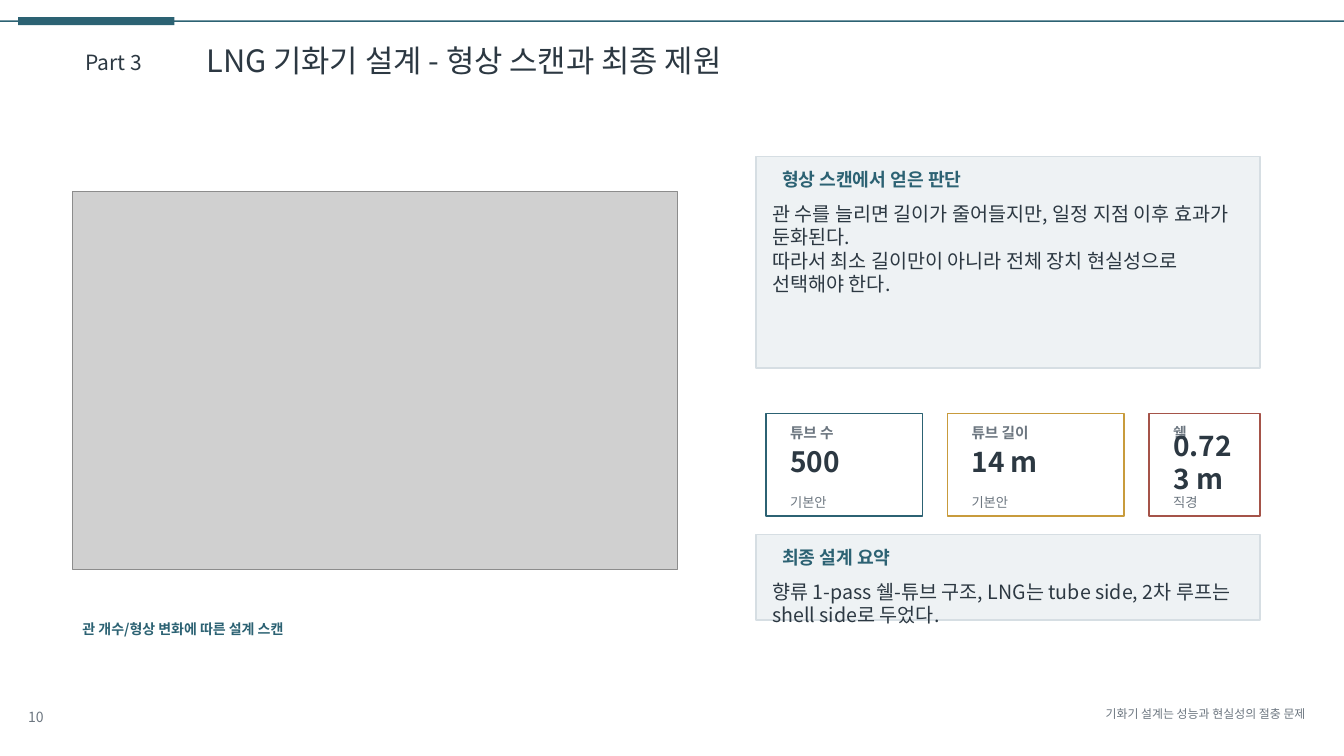
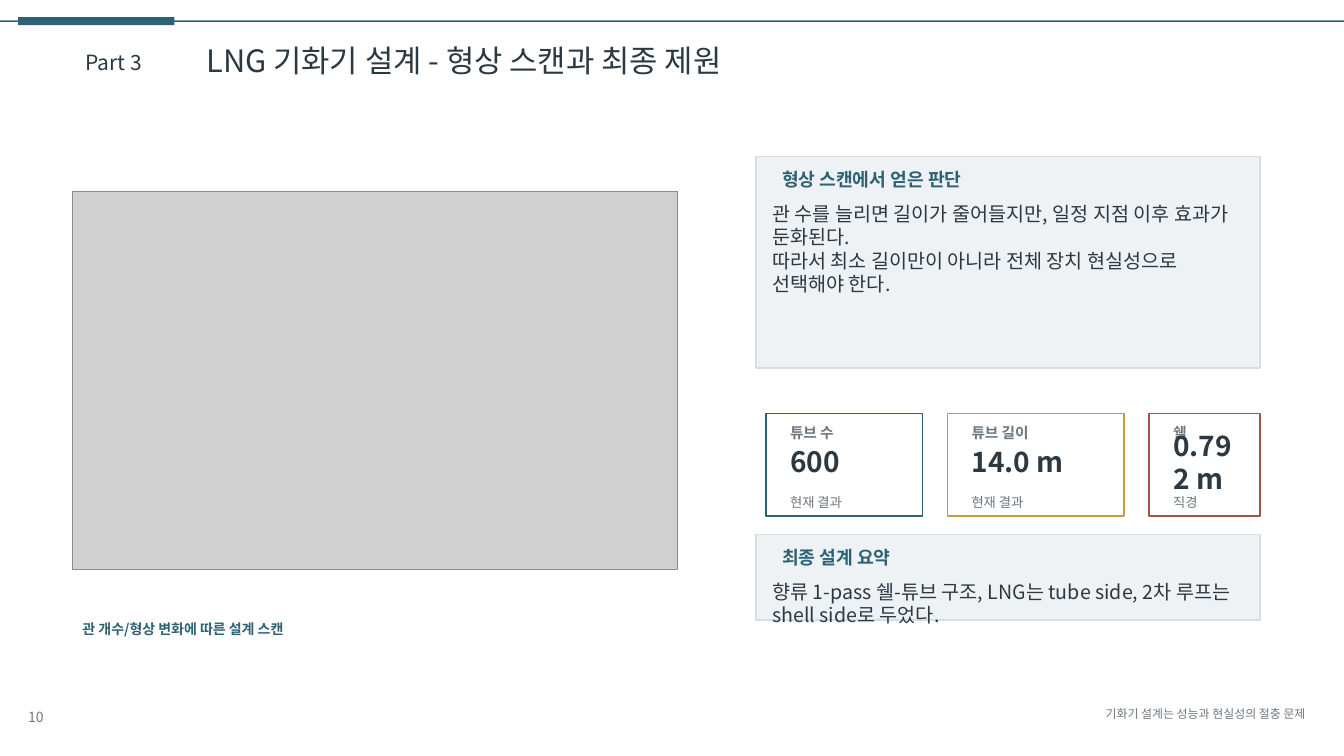
Before and after one commit to CuriousN006/lng-idc-design-study, a slide deck: slide 10 of deliverables/presentation_draft.pptx. Drawn at 1344x756 pixels with LibreOffice and Linux fonts; fonts in the diff are those of the drawing; grey boxes stand for pictures. Boxes give left, top, right and bottom in pixels: in the first picture for what was removed or moved away, otherwise in the second. Text is boxed around its words. In the diff, an @@ line names an element or a change of style, - is before the commit and + after.

```diff
--- a/deliverables/presentation_draft.pptx
+++ b/deliverables/presentation_draft.pptx
@@ text at [1173, 428, 1232, 489]: text changed @@
-0.723 m
+0.792 m
@@ text at [790, 451, 840, 473]: text changed @@
-500
+600
@@ text at [972, 451, 1064, 473]: text changed @@
-14 m
+14.0 m
@@ text at [790, 496, 841, 508]: text changed @@
-기본안
+현재 결과
@@ text at [972, 496, 1023, 508]: text changed @@
-기본안
+현재 결과
```
Also in this commit, not shown: 9 other slides changed, 16 other files.
